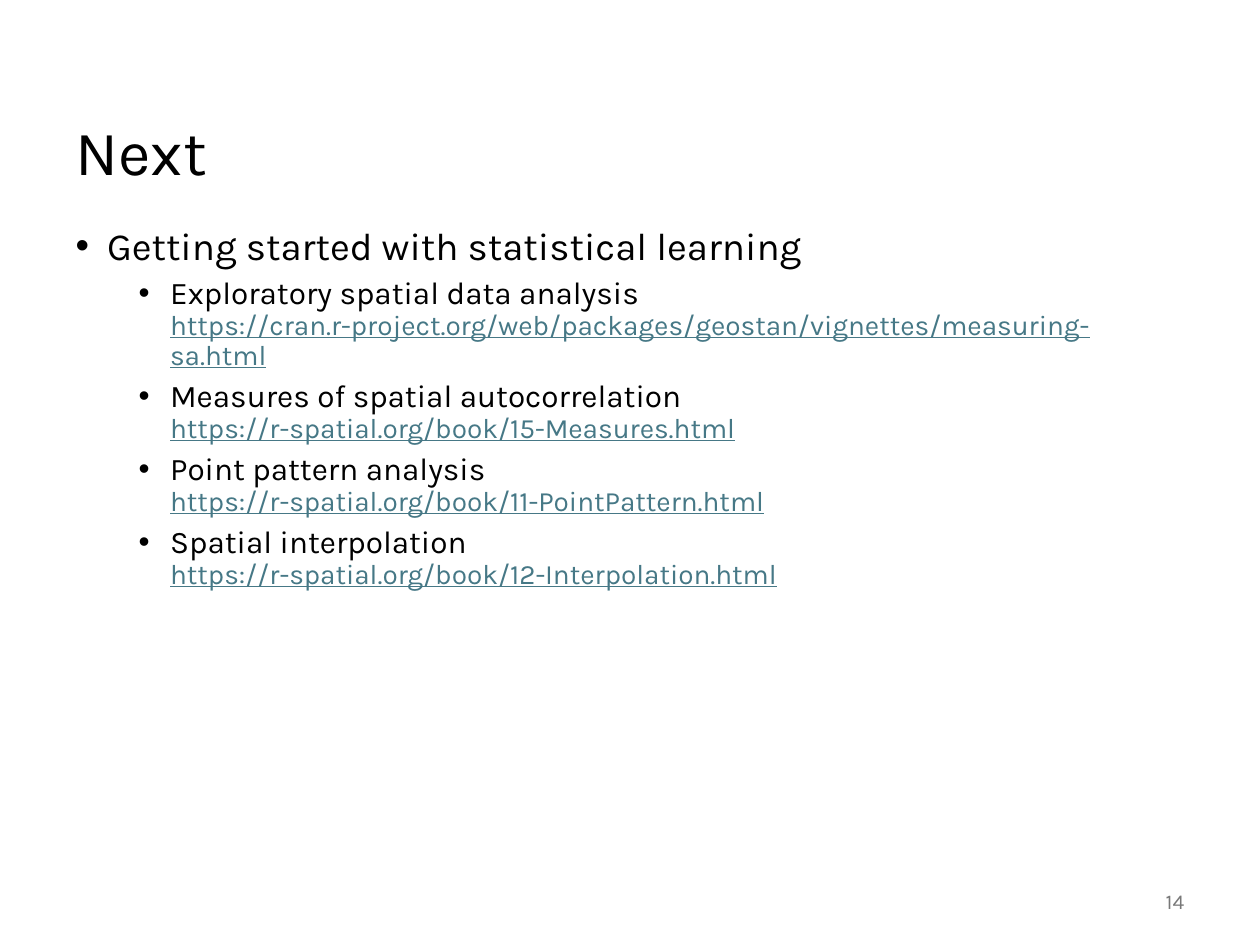
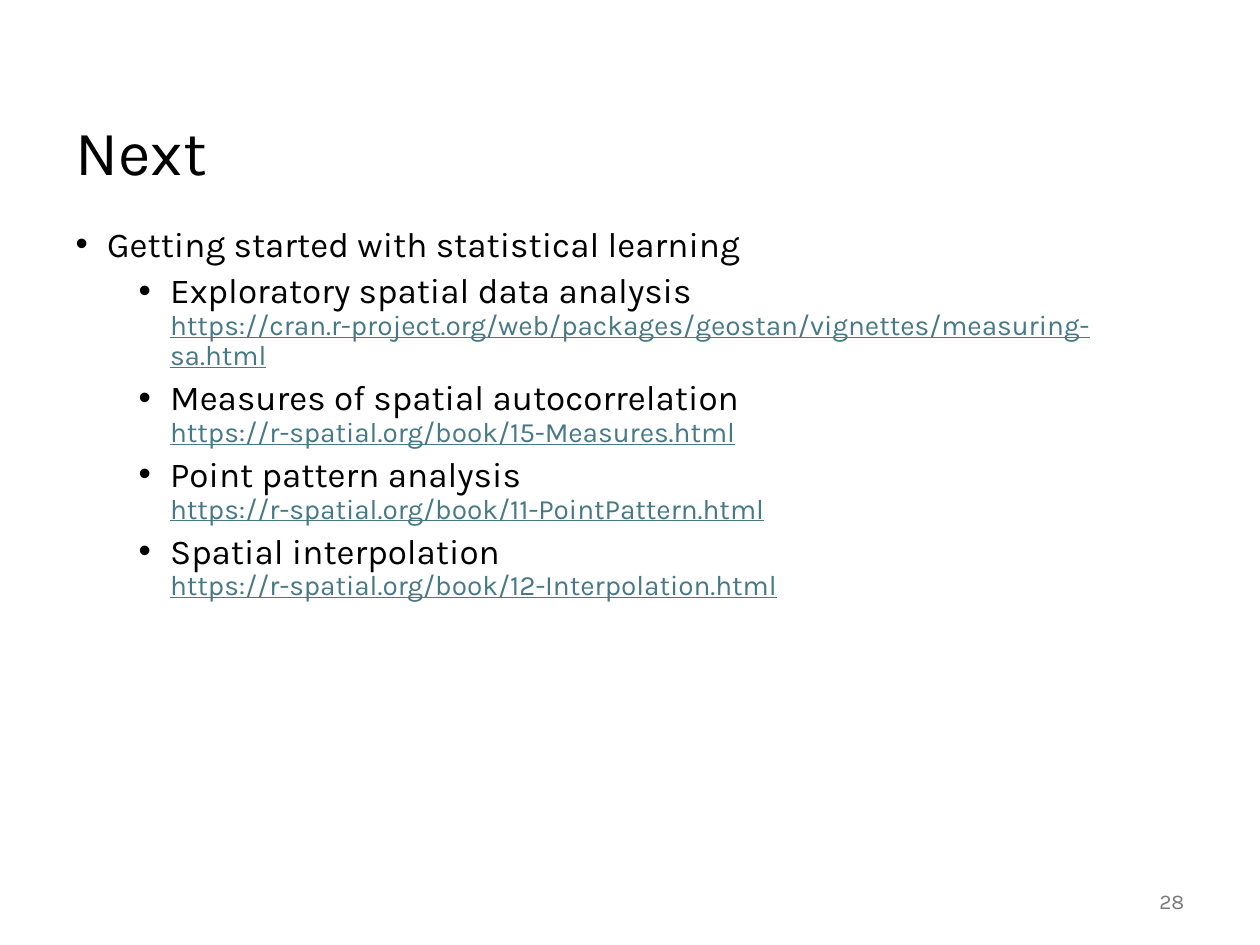
Before and after one commit to abuabara/abuabara.github.io, a slide deck: slide 28 of DAEN489S26/week11_slides.pptx (slide 14 before the commit). Drawn at 1260x945 pixels with LibreOffice and Linux fonts; fonts in the diff are those of the drawing. Boxes give left, top, right and bottom in pixels: in the first picture for what was removed or moved away, otherwise in the second. Text is boxed around its words. In the diff, an @@ line names an element or a change of style, - is before the commit and + after.

```diff
--- a/DAEN489S26/week11_slides.pptx
+++ b/DAEN489S26/week11_slides.pptx
@@ text "Getting started with statistical learning" at [107,233,1089,602]: size 22 to 20 pt in "Getting started with statistical learning"; size 18 to 20 pt in "Exploratory spatial data analysis", "Measures of spatial autocorrelation", "Point pattern analysis", "Spatial interpolation" @@
@@ page number at [1159,895,1184,909]: text changed @@
-14
+28
```
Also in this commit, not shown: 3 other slides changed, 16 slides added, 2 slides removed, 2 other files.
